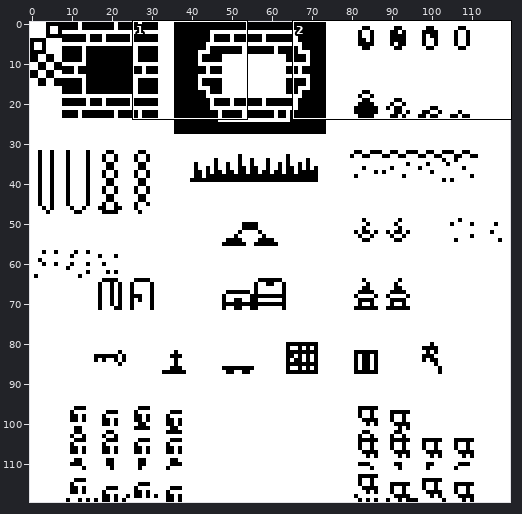
Two versions of one sprite sheet, assets/images/dungeon-inv-table-8-8.png. The first picture is a wide view before the edit; the outline marks the close-up.
Close-up. Before the commit:
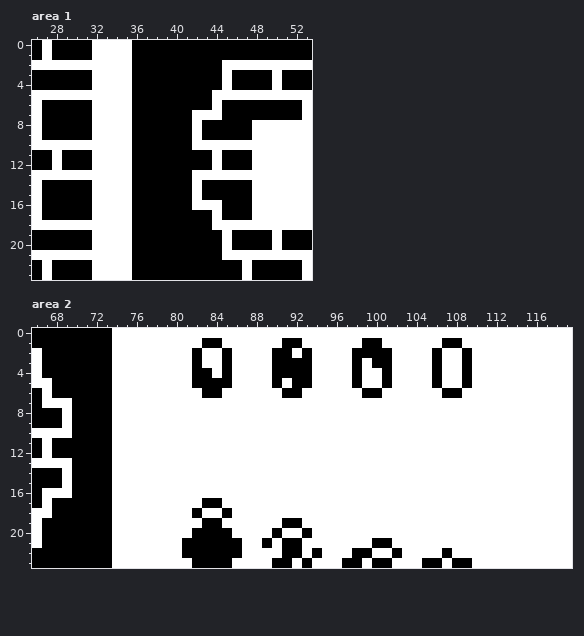
The file is 120x120 pixels. Shown: area 1: x 26..53, y 0..23; area 2: x 66..119, y 0..23.
New version:
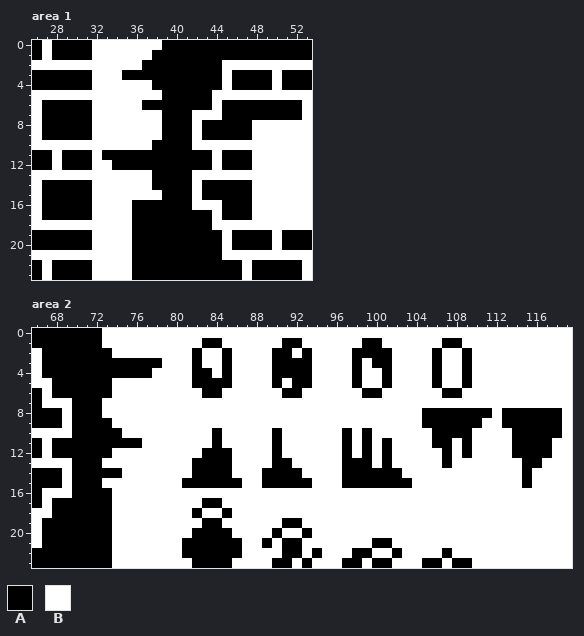
Palette (. is transparent): A #000000  B #ffffff
What changed:
Area 1:
y 0: x 36..38 AAA -> BBB
y 1: x 36..37 AA -> BB
y 2: x 36 A -> B
y 3: x 35 B -> A
y 4: x 36..37 AA -> BB
y 5: x 36..38 AAA -> BBB
y 6: x 36 A -> B
y 7..9: x 36..38 AAA -> BBB
y 10: x 36..37 AA -> BB
y 11: x 33..35 BBB -> AAA
y 12: x 34..35 BB -> AA
y 13..14: x 36..37 AA -> BB
y 15: x 36..38 AAA -> BBB
Area 2:
y 0..1: x 73 A -> B
y 3: x 74..78 BBBBB -> AAAAA
y 4: x 74..77 BBBB -> AAAA
y 7: x 73 A -> B
y 8: x 73 A -> B; x 105..111 BBBBBBB -> AAAAAAA; x 113..118 BBBBBB -> AAAAAA
y 9: x 105..110 BBBBBB -> AAAAAA; x 113..118 BBBBBB -> AAAAAA
y 10: x 74 B -> A; x 84 B -> A; x 90 B -> A; x 97 B -> A; x 99 B -> A; x 106..109 BBBB -> AAAA; x 114..118 BBBBB -> AAAAA
y 11: x 74..76 BBB -> AAA; x 84 B -> A; x 90 B -> A; x 97 B -> A; x 99 B -> A; x 101 B -> A; x 106..107 BB -> AA; x 109 B -> A; x 114..117 BBBB -> AAAA
y 12: x 83..85 BBB -> AAA; x 90 B -> A; x 97 B -> A; x 99 B -> A; x 101 B -> A; x 107 B -> A; x 109 B -> A; x 114..117 BBBB -> AAAA
y 13: x 73 A -> B; x 82..85 BBBB -> AAAA; x 90..91 BB -> AA; x 97..99 BBB -> AAA; x 101 B -> A; x 107 B -> A; x 115..116 BB -> AA
y 14: x 74 B -> A; x 82..85 BBBB -> AAAA; x 89..92 BBBB -> AAAA; x 97..102 BBBBBB -> AAAAAA; x 115 B -> A
y 15: x 73 A -> B; x 81..86 BBBBBB -> AAAAAA; x 89..93 BBBBB -> AAAAA; x 97..103 BBBBBBB -> AAAAAAA; x 115 B -> A
Where, in picture pixels (left, top, right, bottom), the same in both close-ups:
changed: (102, 40, 162, 200)
changed: (102, 328, 162, 488)
changed: (182, 408, 562, 488)
